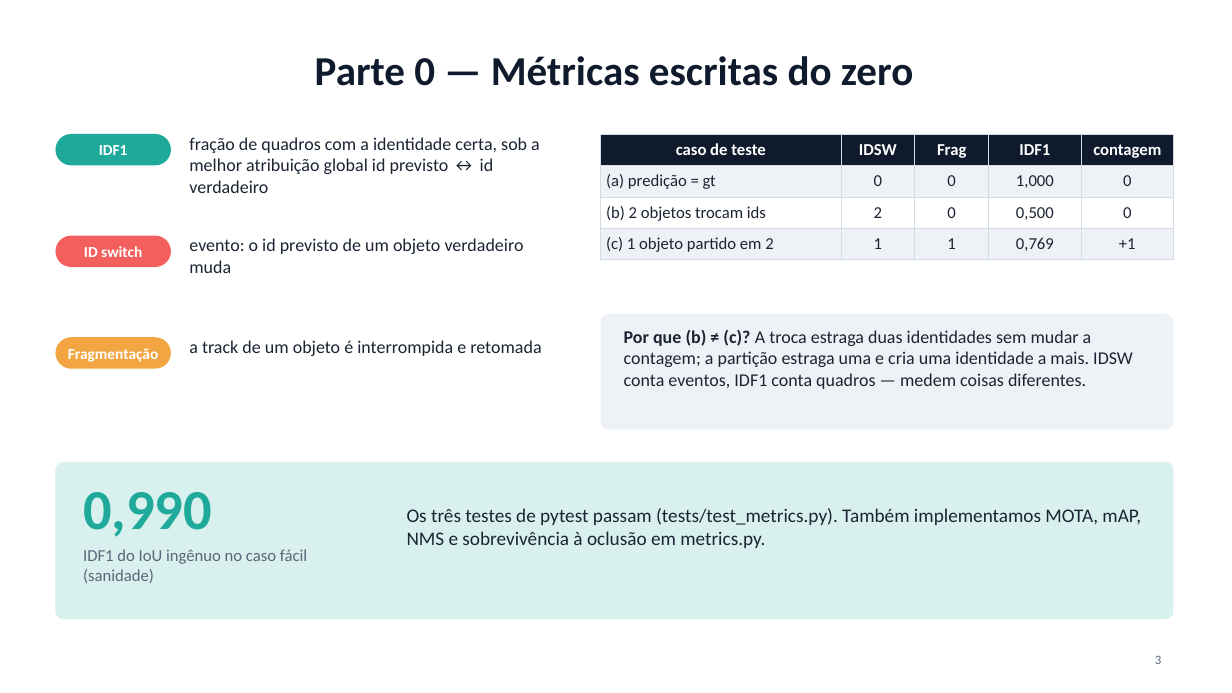
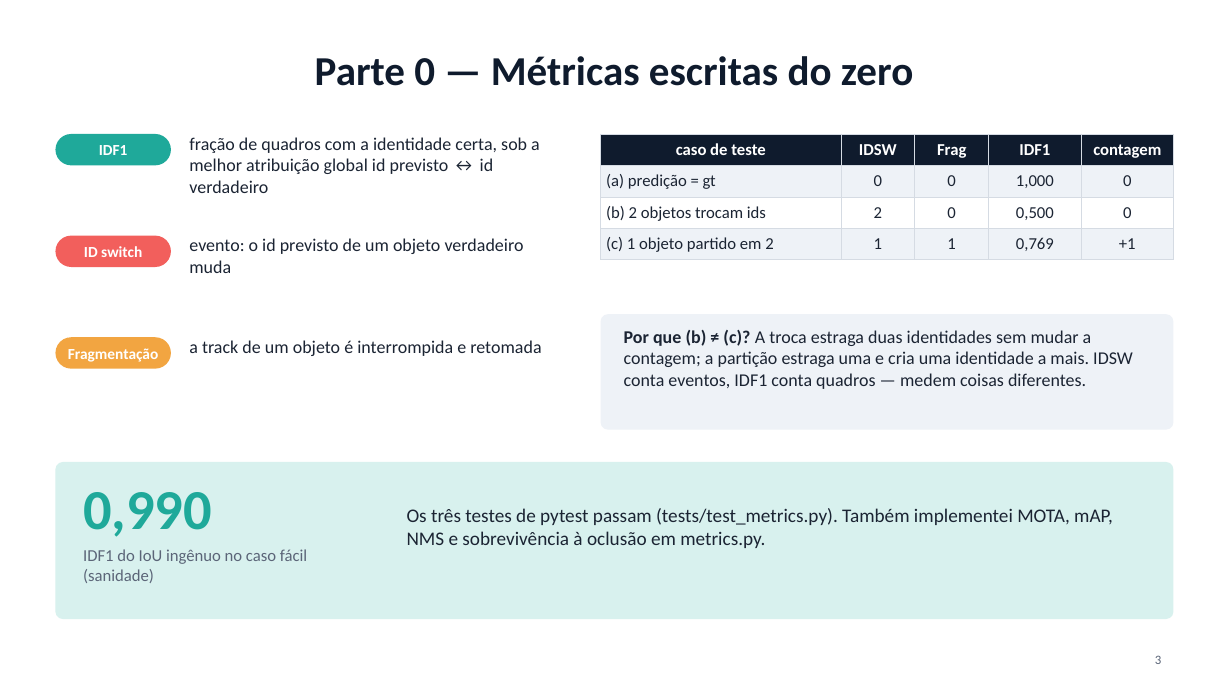
Before and after one commit to yonirg/Assignment-2-DL, a slide deck: slide 3 of PA2_apresentacao.pptx. Drawn at 1232x693 pixels with LibreOffice and Linux fonts; fonts in the diff are those of the drawing. Boxes give left, top, right and bottom in pixels: in the first picture for what was removed or moved away, otherwise in the second. Text is boxed around its words. In the diff, an @@ line names an element or a change of style, - is before the commit and + after.

```diff
--- a/PA2_apresentacao.pptx
+++ b/PA2_apresentacao.pptx
@@ text at (x1=407, y1=508, x2=1113, y2=548): text changed @@
-Os três testes de pytest passam (tests/test_metrics.py). Também implementamos MOTA, mAP, NMS e sobrevivência à oclusão em metrics.py.
+Os três testes de pytest passam (tests/test_metrics.py). Também implementei MOTA, mAP, NMS e sobrevivência à oclusão em metrics.py.
```
Also in this commit, not shown: 2 other slides changed, 1 other file.
